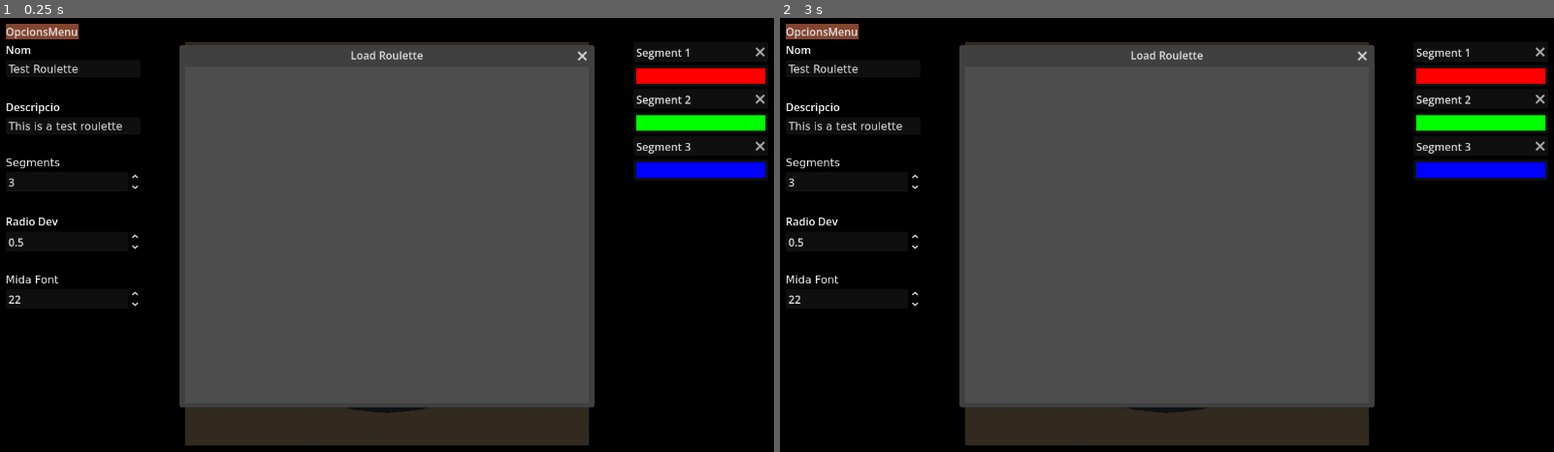
Above: before the commit, frames 1-2 (left to right).
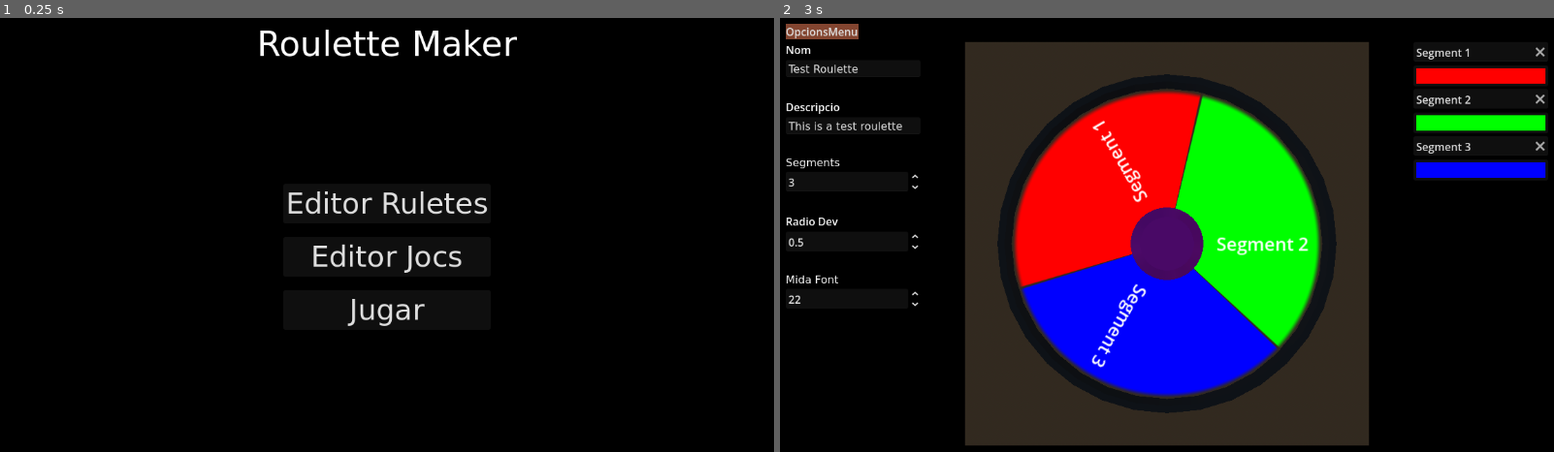
Above: after the commit, the same moments.

Repository: Zamme/vgs-custom-roulette
Game: Godot game, scene res://src/game_manager.tscn
Same seed, same stepped clock (60 frames per second), same inputs: the game is played once before the commit and once after it.
Inputs (mouse positions are in pixels of both pictures, inside the frame that each line leads up to):
- Up to frame 1 (0.25 s): no input
- Up to frame 2 (3 s): click (1167, 308) at 0.5 s, where only the run after the commit has a clickable "Jugar"; click (1167, 308) at 1.25 s, where only the run after the commit has a clickable "Jugar"; click (1167, 308) at 2 s, where only the run after the commit has a clickable "Jugar"; click (1167, 204) at 2.75 s, where only the run after the commit has a clickable "Editor Ruletes"

The runs differ from the first frame. In frame 1, 53% of the frame differs, in the area x 0-99%, y 1-99%; in frame 2, 45%.

Commit message:
roulette editor finished

Diff:
--- a/src/editor/roulette_editor.tscn
+++ b/src/editor/roulette_editor.tscn
@@ -212,14 +212,17 @@
 layout_mode = 2
 text = "Props per segment"
 
-[node name="LoadRoulettePopup" type="Popup" parent="EditorUIControl" unique_id=1352277255]
+[node name="LoadRoulettePopup" type="FileDialog" parent="EditorUIControl" unique_id=436187032]
 oversampling_override = 1.0
-title = "Load Roulette"
+title = "Open a File"
+dialog_hide_on_ok = true
+file_mode = 0
+access = 1
+
+[node name="SaveConfirmationDialog" type="ConfirmationDialog" parent="EditorUIControl" unique_id=1283039132]
+oversampling_override = 1.0
 initial_position = 1
-size = Vector2i(600, 500)
-visible = true
-borderless = false
-content_scale_aspect = 4
+dialog_text = "File exists. Overwrite?"
 
 [connection signal="index_pressed" from="EditorUIControl/PanelContainer/MarginContainer/VBoxContainer/MenuBar/OpcionsMenu" to="." method="_on_opcions_menu_index_pressed"]
 [connection signal="text_changed" from="EditorUIControl/PanelContainer/MarginContainer/VBoxContainer/HBoxContainer/VBoxContainer/VBoxContainer3/NomLineEdit" to="." method="_on_nom_line_edit_text_changed"]
@@ -227,3 +230,5 @@
 [connection signal="value_changed" from="EditorUIControl/PanelContainer/MarginContainer/VBoxContainer/HBoxContainer/VBoxContainer/VBoxContainer/SegmentsSpinBox" to="." method="_on_segments_spin_box_value_changed"]
 [connection signal="value_changed" from="EditorUIControl/PanelContainer/MarginContainer/VBoxContainer/HBoxContainer/VBoxContainer/VBoxContainer2/RadioDevSpinBox" to="." method="_on_radio_dev_spin_box_value_changed"]
 [connection signal="value_changed" from="EditorUIControl/PanelContainer/MarginContainer/VBoxContainer/HBoxContainer/VBoxContainer/VBoxContainer5/MidaFontSpinBox" to="." method="_on_mida_font_spin_box_value_changed"]
+[connection signal="file_selected" from="EditorUIControl/LoadRoulettePopup" to="." method="_on_load_roulette_popup_file_selected"]
+[connection signal="confirmed" from="EditorUIControl/SaveConfirmationDialog" to="." method="_on_save_confirmation_dialog_confirmed"]
--- a/src/game_manager.tscn
+++ b/src/game_manager.tscn
@@ -5,7 +5,6 @@
 
 [node name="GameManager" type="Node" unique_id=1773128760]
 script = ExtResource("1_x17l7")
-current_init_type = 2
 
 [node name="SaveLoadManager" type="Node" parent="." unique_id=1601281165]
 script = ExtResource("2_2138g")
--- a/src/scripts/roulette_editor.gd
+++ b/src/scripts/roulette_editor.gd
@@ -8,8 +8,8 @@
 @onready var segments_spinbox : SpinBox = $EditorUIControl/PanelContainer/MarginContainer/VBoxContainer/HBoxContainer/VBoxContainer/VBoxContainer/SegmentsSpinBox
 @onready var radiodev_spinbox : SpinBox = $EditorUIControl/PanelContainer/MarginContainer/VBoxContainer/HBoxContainer/VBoxContainer/VBoxContainer2/RadioDevSpinBox
 @onready var fontsize_spinbox : SpinBox = $EditorUIControl/PanelContainer/MarginContainer/VBoxContainer/HBoxContainer/VBoxContainer/VBoxContainer5/MidaFontSpinBox
-@onready var load_roulette_popup : Popup = $EditorUIControl/LoadRoulettePopup
-
+@onready var load_roulette_popup : FileDialog = $EditorUIControl/LoadRoulettePopup
+@onready var save_confirmation_dialog : ConfirmationDialog = $EditorUIControl/SaveConfirmationDialog
 
 var roulette_info: RouletteInfo = RouletteInfo.new("Test Roulette", "This is a test roulette",
 	[SegmentInfo.new("Segment 1", Color.RED),
@@ -30,11 +30,15 @@
 	for child in vbox.get_children():
 		child.queue_free()
 
-func load_roulette() -> void:
-	roulette_info = Globals.save_load_manager.load_roulette("primera")
+func load_roulette(_roulette_name : String) -> void:
+	roulette_info = Globals.save_load_manager.load_roulette(_roulette_name)
 	update_all_editor()
 	#var _loaded_roulette : RouletteInfo = Globals.save_load_manager.load_roulette("Test Roulette")
 	#_loaded_roulette.print_info()
+
+func save_roulette() -> void:
+	var _saved : bool = Globals.save_load_manager.save_roulette(roulette_info)
+	print("Saved: " + str(_saved))
 
 func update_roulette_info_labels() -> void:
 	nom_line_edit.text = roulette_info.r_name
@@ -97,12 +101,18 @@
 		0:
 			pass
 		1:
-			#load_roulette_popup.transient = true
+			load_roulette_popup.exclusive = true
+			load_roulette_popup.transient = true
+			Globals.save_load_manager.check_roulettes_dir()
+			if load_roulette_popup.root_subfolder == "":
+				load_roulette_popup.root_subfolder = Globals.save_load_manager.ROULETTES_DIRNAME
 			load_roulette_popup.popup_centered()
 			#load_roulette()
 		2:
-			var _saved : bool = Globals.save_load_manager.save_roulette(roulette_info)
-			print("Saved: " + str(_saved))
+			if Globals.save_load_manager.exists_roulette_file(roulette_info.r_name):
+				save_confirmation_dialog.popup_centered()
+			else:
+				save_roulette()
 		3:
 			Globals.game_manager.load_main_menu()
 
@@ -111,3 +121,10 @@
 
 func _on_descripcio_line_edit_text_changed(new_text: String) -> void:
 	roulette_info.r_description = new_text
+
+func _on_load_roulette_popup_file_selected(path: String) -> void:
+	var _roulette_name : String = path.get_basename().get_file()
+	load_roulette(_roulette_name)
+
+func _on_save_confirmation_dialog_confirmed() -> void:
+	save_roulette()
--- a/src/scripts/save_load_manager.gd
+++ b/src/scripts/save_load_manager.gd
@@ -1,11 +1,31 @@
 class_name SaveLoadManager extends Node
+
+const ROULETTES_DIRNAME = "roulettes"
+const USER_PREFIX = "user://"
+const ROULETTES_FILES_EXT = ".rul"
 
 func _ready() -> void:
 	Globals.save_load_manager = self
 
+func check_roulettes_dir():
+	var dir_path : String = USER_PREFIX + ROULETTES_DIRNAME
+	print(dir_path)
+	if not DirAccess.dir_exists_absolute(dir_path):
+		print("Rouletes dir not found. Creating...")
+		var _error : Error = DirAccess.make_dir_absolute(dir_path)
+		if _error:
+			print("Error: ", _error)
+		else:
+			print("Rouletes dir created succesfully.")
+
+func exists_roulette_file(_roulette_name : String) -> bool:
+	var _roulette_filepath : String = USER_PREFIX + ROULETTES_DIRNAME.path_join(_roulette_name) + ROULETTES_FILES_EXT
+	return FileAccess.file_exists(_roulette_filepath)
+
 func load_roulette(_roulette_name : String):
 	var _roulette_file : ConfigFile = ConfigFile.new()
-	var _roulette_filepath : String = "user://" + _roulette_name + ".rul"
+	var _roulette_filepath : String = USER_PREFIX + ROULETTES_DIRNAME.path_join(_roulette_name) + ROULETTES_FILES_EXT
+	check_roulettes_dir()
 	_roulette_file.load(_roulette_filepath)
 
 	var _segments : Array = Array()
@@ -32,7 +52,8 @@
 		_roulete_file.set_value(_segment.s_name, "Name", _segment.s_name)
 		_roulete_file.set_value(_segment.s_name, "Color", _segment.s_color)
 
-	var _filename : String = "user://" + _roulette_info.r_name + ".rul"
-	var _error : Error = _roulete_file.save(_filename)
+	var _roulette_filepath : String = USER_PREFIX + ROULETTES_DIRNAME.path_join(_roulette_info.r_name) + ROULETTES_FILES_EXT
+	check_roulettes_dir()
+	var _error : Error = _roulete_file.save(_roulette_filepath)
 	_saved = _error == OK
 	return _saved
